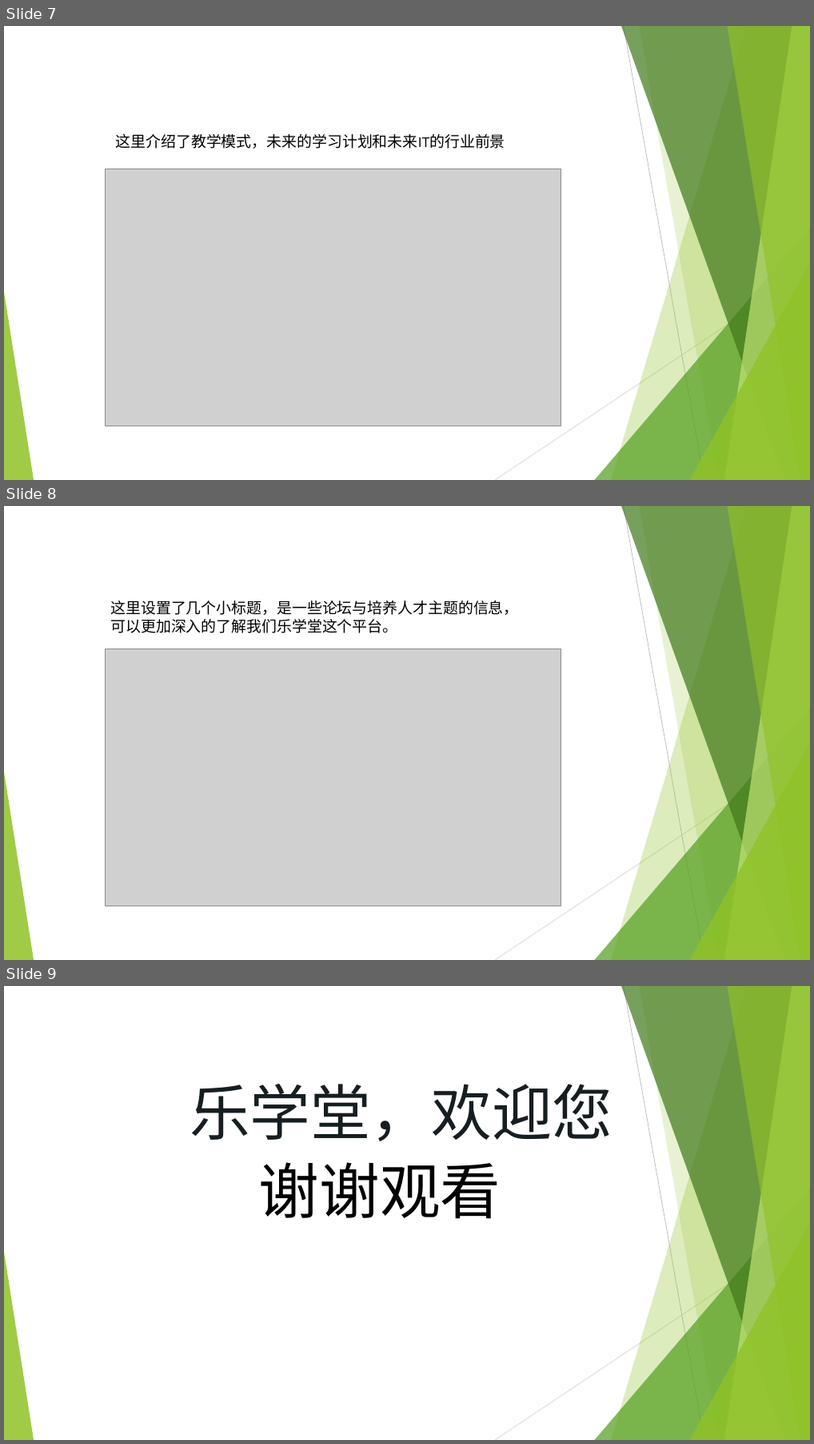
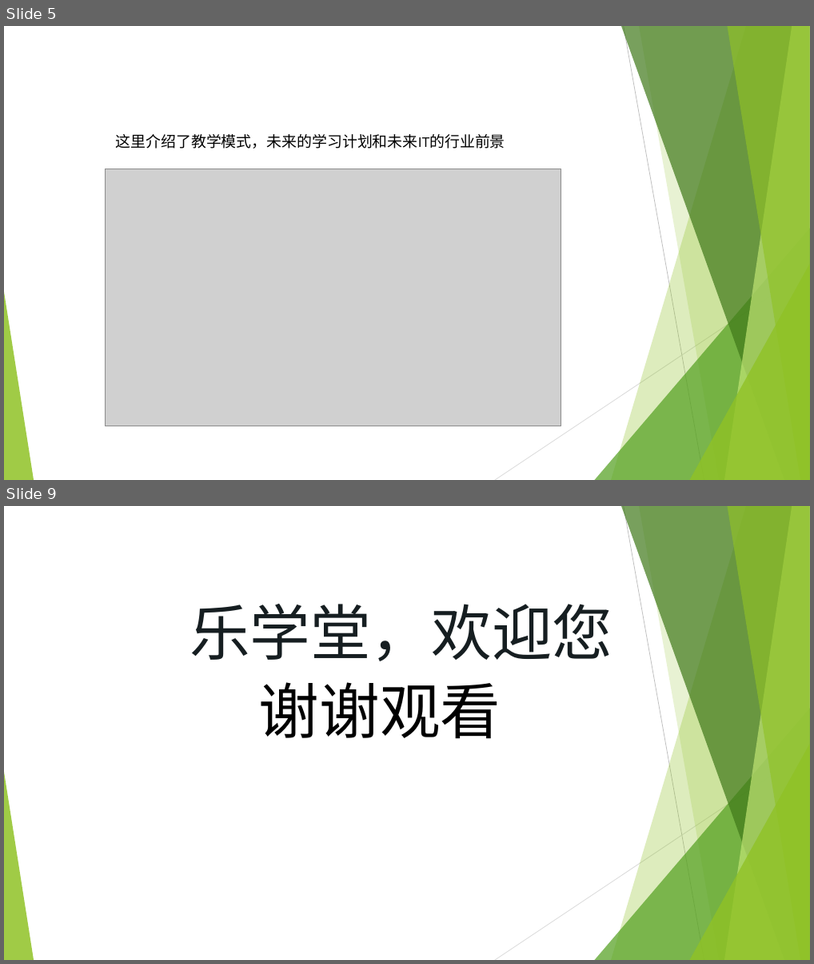
Before and after one commit to zhubaile/happy, a slide deck: 1201.pptx. Shown one above the other, each under a label of ours: slides 7, 8 and 9 before the commit, slides 5 and 9 after it; the slides between them are not shown. The pictures are 814x1444 and 814x964 pixels, drawn with LibreOffice and Linux fonts; fonts in the diff are those of the drawing; grey boxes stand for pictures; background and template pictures are left out. Boxes give left, top, right and bottom in pixels: in the first picture for what was removed or moved away, otherwise in the second. Text is boxed around its words. In the diff, an @@ line names an element or a change of style, - is before the commit and + after.

```diff
--- a/1201.pptx
+++ b/1201.pptx
@@ slide 8 removed at <box>4,506,810,960</box>, background #FFFFFF; not listed: 10 template elements that a slide beside it also shows @@
@@ text removed at <box>110,600,518,633</box> @@
-这里设置了几个小标题，是一些论坛与培养人才主题的信息，可以更加深入的了解我们乐学堂这个平台。
@@ picture removed at <box>105,648,562,905</box> @@
@@ what was slide 7 is now slide 5 @@
```
Also in this commit, not shown: 2 slides changed, 3 slides added, 2 other slides removed.
